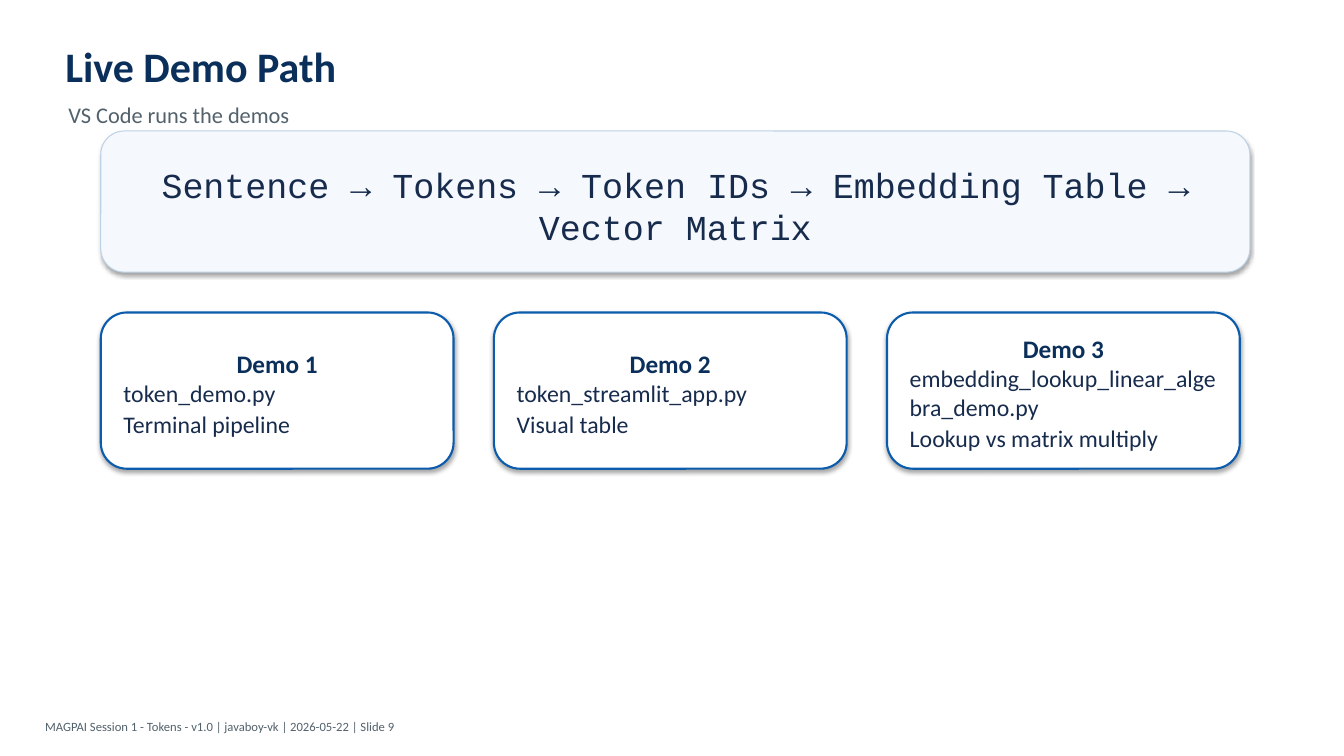
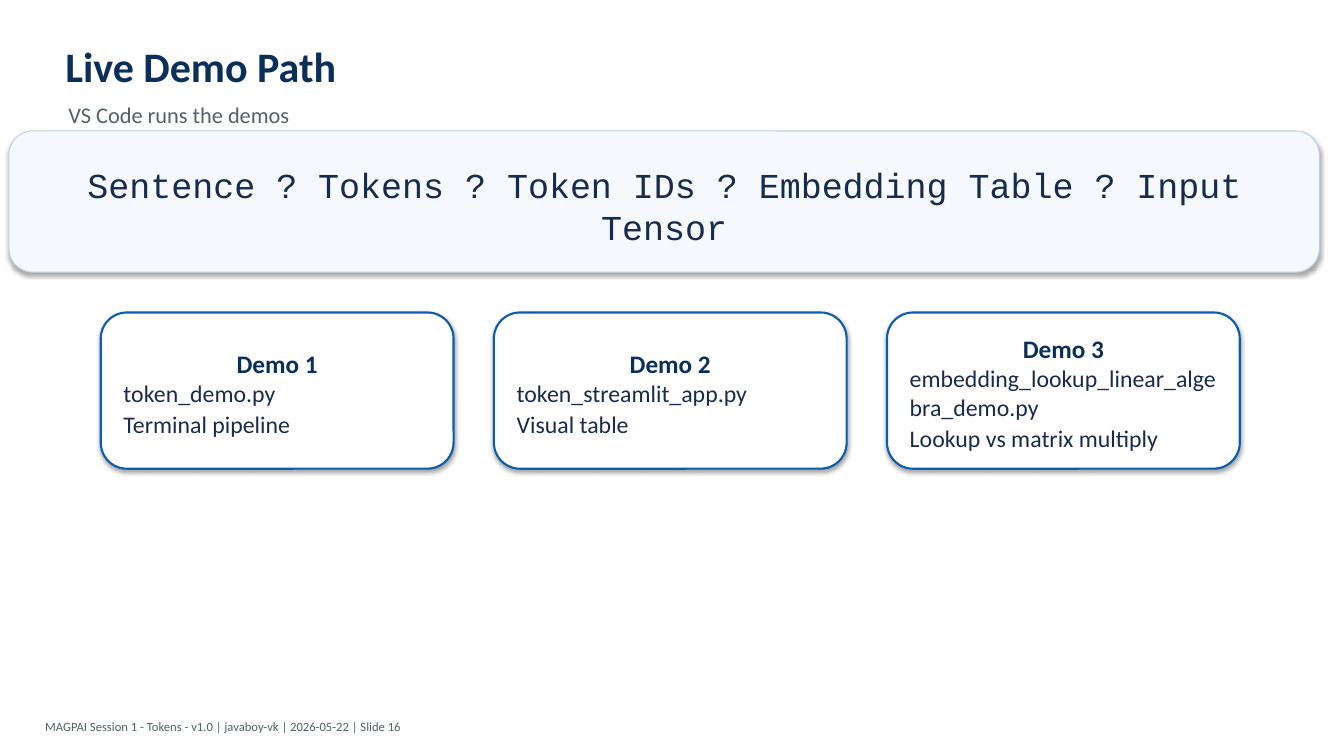
Before and after one commit to javaboy-vk/MAGPAI, a slide deck: slide 16 of pptx/Session_01_Tokens_v1.0.pptx (slide 10 before the commit). Drawn at 1344x756 pixels with LibreOffice and Linux fonts; fonts in the diff are those of the drawing. Boxes give left, top, right and bottom in pixels: in the first picture for what was removed or moved away, otherwise in the second. Text is boxed around its words. In the diff, an @@ line names an element or a change of style, - is before the commit and + after.

Commit message:
We updated the pptx and corresponding teleprompter scripts to reflect the new structure of the session. We also added new content to cover the concepts of tokens, tokenizers, embeddings, vectors, and tensors in more detail. Additionally, we included a new live demo path to illustrate the process from question to insight. The changes aim to enhance the clarity and depth of the session while maintaining a cohesive flow.

```diff
--- a/pptx/Session_01_Tokens_v1.0.pptx
+++ b/pptx/Session_01_Tokens_v1.0.pptx
@@ rounded rectangle "Sentence ? Tokens ? Token ...": place and size @@
-rounded rectangle "Sentence ? Tokens ? Token ..." at box(101, 131, 1250, 272)
+rounded rectangle "Sentence ? Tokens ? Token ..." at box(9, 131, 1320, 272)
@@ text in rounded rectangle at box(87, 173, 1241, 241): text changed @@
-Sentence → Tokens → Token IDs → Embedding Table → Vector Matrix
+Sentence ? Tokens ? Token IDs ? Embedding Table ? Input Tensor
@@ text at box(45, 722, 401, 733): text changed @@
-MAGPAI Session 1 - Tokens - v1.0 | javaboy-vk | 2026-05-22 | Slide 9
+MAGPAI Session 1 - Tokens - v1.0 | javaboy-vk | 2026-05-22 | Slide 16
```
Also in this commit, not shown: 8 other slides changed, 6 slides added, 24 other files.
